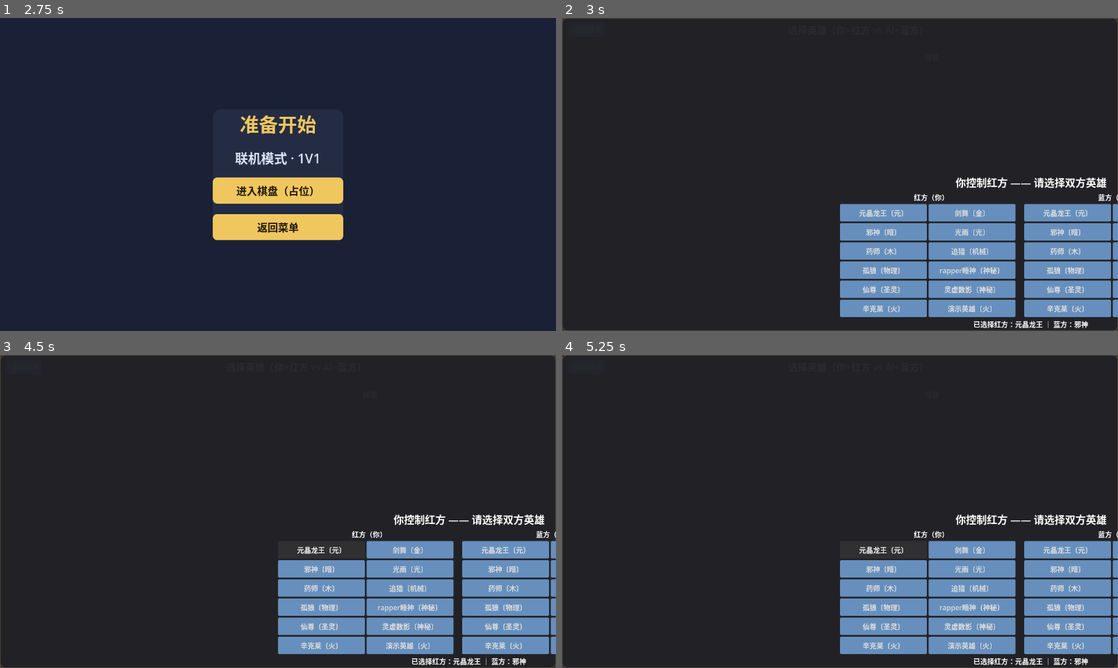
Above: before the commit, frames 1-4 (two rows, left to right).
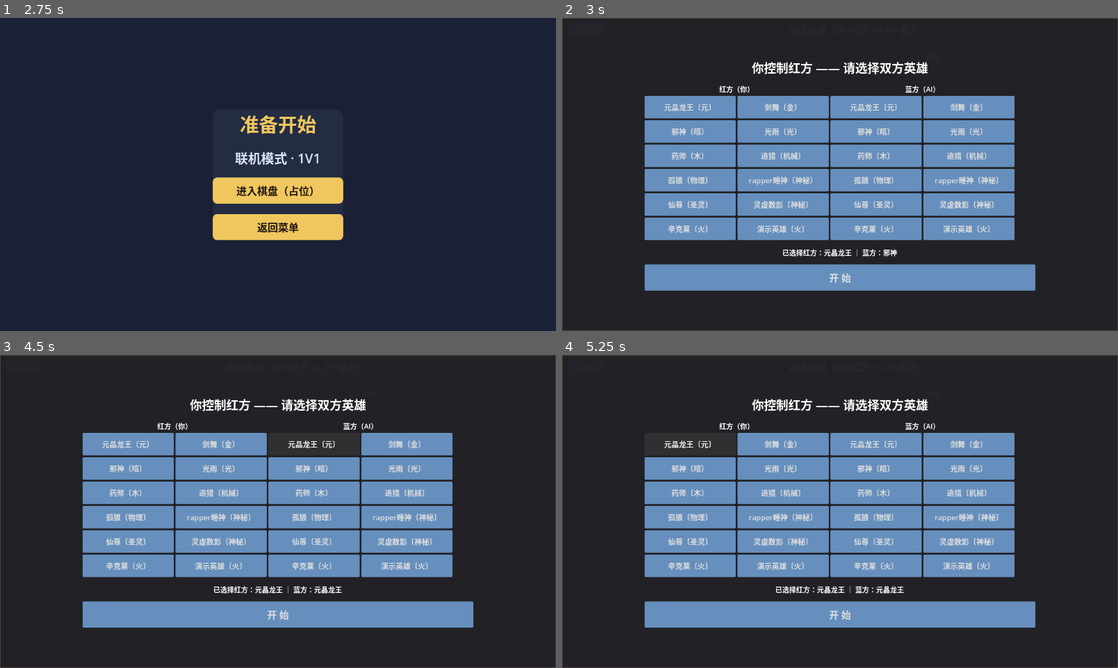
Above: after the commit, the same moments.

Repository: CBWZS-Cyber/zhanqi-godot
Game: Godot game, scene res://scenes/MainUI.tscn
Same seed, same stepped clock (60 frames per second), same inputs: the game is played once before the commit and once after it.
Inputs:
- Up to frame 1 (2.75 s): click "开始游戏" at 0.5 s; click "联机模式" at 1.25 s; click "1V1" at 2 s
- Up to frame 2 (3 s): click "进入棋盘（占位）" at 2.75 s
- Up to frame 3 (4.5 s): click "‹ 返回菜单" at 3.5 s; click "元晶龙王〔元〕" at 4.25 s
- Up to frame 4 (5.25 s): click "元晶龙王〔元〕" at 5 s

Frame 1 is identical in both runs. In frame 2, 42% of the frame differs, in the area x 0-100%, y 0-100%; in frame 3, 41%; in frame 4, 41%.

Commit message:
Duel UI 修正：棋盘格子自适应撑满（≈原8×8观感，5列×~184px格子），选英雄面板全屏正中并放大按钮/字号

Diff:
--- a/scripts/ui/duel.gd
+++ b/scripts/ui/duel.gd
@@ -41,6 +41,7 @@
 var _cell_buttons: Array = []
 var _end_turn_btn: Button
 var _again_btn: Button
+var _last_cell := -1.0
 
 func _ready() -> void:
 	var bg := Panel.new()
@@ -62,6 +63,8 @@
 	_hero_ids = []
 	for k in _HD.ALL:
 		_hero_ids.append(str(k))
+	_apply_board_size()
+	_last_cell = _board_cell_size()
 	_select_screen()
 
 func _panel_style(col: Color, radius: int) -> StyleBoxFlat:
@@ -154,6 +157,30 @@
 	right.add_child(_again_btn)
 	return v
 
+func _board_cell_size() -> float:
+	var vp := get_viewport_rect().size
+	if vp.y <= 0 or vp.x <= 0:
+		return CELL
+	var side := vp.x * (300.0 / 1280.0)
+	var avail_h := vp.y - 150.0
+	var avail_w := vp.x - side - 60.0
+	return clampf(minf(avail_h / 3.0, avail_w / 5.0), 100.0, 250.0)
+
+func _apply_board_size() -> void:
+	if _board == null:
+		return
+	var cs := _board_cell_size()
+	for i in range(_cell_buttons.size()):
+		var b: Button = _cell_buttons[i]
+		b.custom_minimum_size = Vector2(cs, cs)
+		b.add_theme_font_size_override("font_size", maxi(14, int(cs * 0.17)))
+
+func _process(_d: float) -> void:
+	var cs := _board_cell_size()
+	if absf(cs - _last_cell) > 0.5:
+		_last_cell = cs
+		_apply_board_size()
+
 func _build_board(holder: CenterContainer) -> void:
 	_board = GridContainer.new()
 	_board.columns = 5
@@ -193,20 +220,23 @@
 	for b in _cell_buttons:
 		b.text = ""
 		b.visible = false
-	# 选人面板（悬浮层）
+	# 选人面板（悬浮层·全屏居中）
 	var ov := Panel.new()
 	ov.set_anchors_preset(Control.PRESET_FULL_RECT)
-	ov.add_theme_stylebox_override("panel", _panel_style(Color(0.13, 0.13, 0.15, 0.96), 12))
+	ov.add_theme_stylebox_override("panel", _panel_style(Color(0.13, 0.13, 0.15, 0.97), 0))
 	add_child(ov)
 	ov.name = "SelectOverlay"
+	var cc := CenterContainer.new()
+	cc.set_anchors_preset(Control.PRESET_FULL_RECT)
+	ov.add_child(cc)
 	var box := VBoxContainer.new()
-	box.set_anchors_preset(Control.PRESET_CENTER)
-	box.custom_minimum_size = Vector2(880, 0)
+	box.custom_minimum_size = Vector2(900, 0)
 	box.alignment = BoxContainer.ALIGNMENT_CENTER
-	ov.add_child(box)
+	box.add_theme_constant_override("separation", 16)
+	cc.add_child(box)
 	var ti := Label.new(); ti.text = "你控制红方 —— 请选择双方英雄"
 	ti.horizontal_alignment = HORIZONTAL_ALIGNMENT_CENTER
-	ti.add_theme_font_size_override("font_size", 24)
+	ti.add_theme_font_size_override("font_size", 28)
 	box.add_child(ti)
 	var sel := HBoxContainer.new()
 	box.add_child(sel)
@@ -223,7 +253,8 @@
 			var def: Dictionary = _HD.ALL[hid]
 			var nb := Button.new()
 			nb.text = "%s〔%s〕" % [def.name, def.element]
-			nb.custom_minimum_size = Vector2(200, 40)
+			nb.custom_minimum_size = Vector2(210, 52)
+			nb.add_theme_font_size_override("font_size", 17)
 			nb.pressed.connect(func():
 				if is_red:
 					_red_id = hid
@@ -241,7 +272,7 @@
 	box.add_child(_pick_lab)
 	var start := Button.new()
 	start.text = "开 始"
-	start.custom_minimum_size = Vector2(220, 50)
+	start.custom_minimum_size = Vector2(300, 60)
 	start.add_theme_font_size_override("font_size", 22)
 	start.pressed.connect(_on_start)
 	box.add_child(start)
